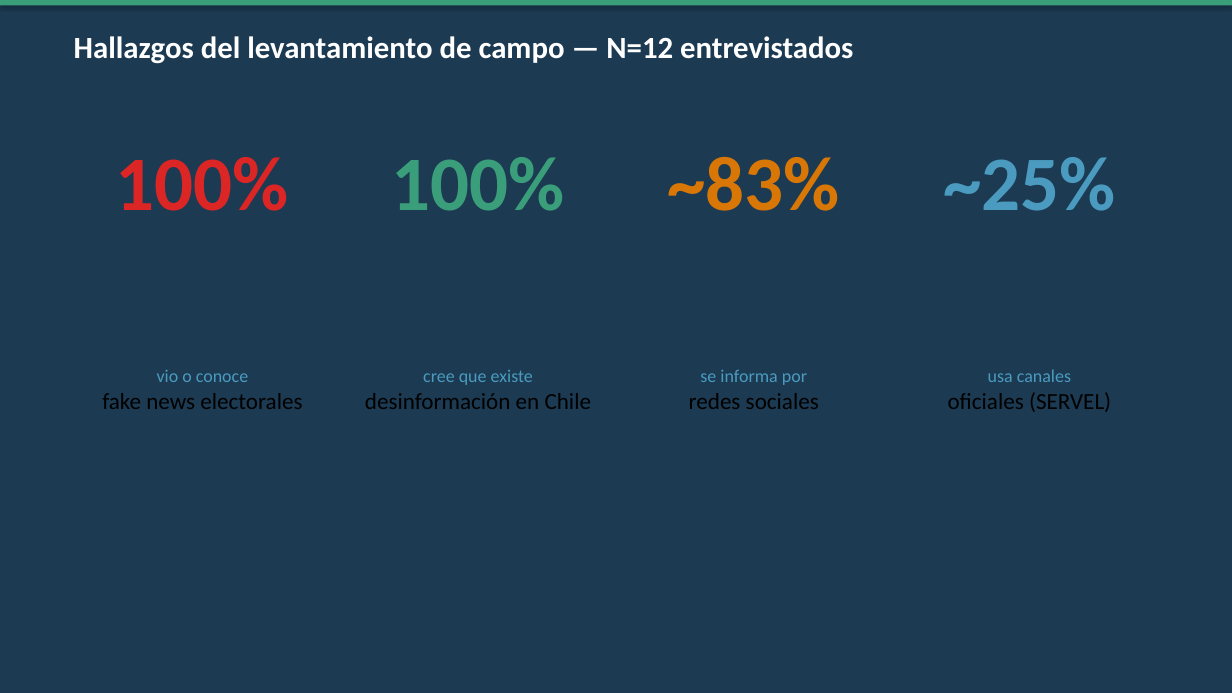
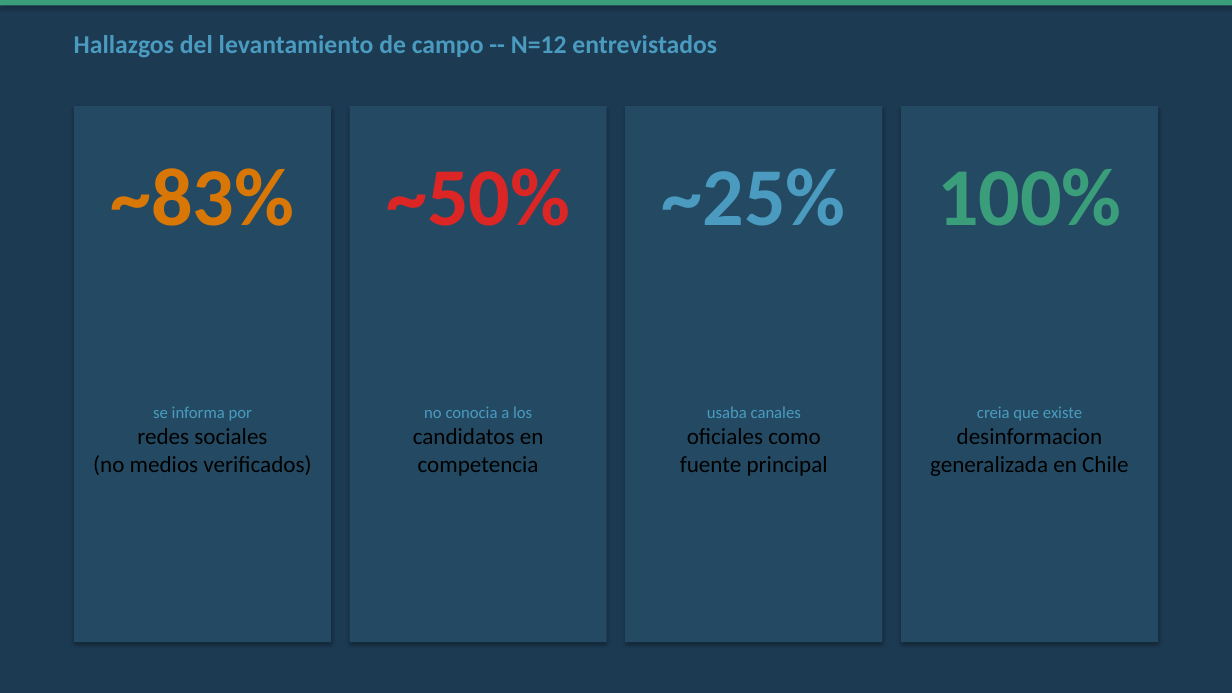
Before and after one commit to whatebria/tinder-decisivo, a slide deck: slide 9 of presentaciones/01_Problema_Investigacion_y_Contexto.pptx. Drawn at 1232x693 pixels with LibreOffice and Linux fonts; fonts in the diff are those of the drawing. Boxes give left, top, right and bottom in pixels: in the first picture for what was removed or moved away, otherwise in the second. Text is boxed around its words. In the diff, an @@ line names an element or a change of style, - is before the commit and + after.

```diff
--- a/presentaciones/01_Problema_Investigacion_y_Contexto.pptx
+++ b/presentaciones/01_Problema_Investigacion_y_Contexto.pptx
@@ text at (x1=74, y1=35, x2=717, y2=57): text changed; size 24 to 20 pt; text colour #FFFFFF to #4A9BBF @@
-Hallazgos del levantamiento de campo — N=12 entrevistados
+Hallazgos del levantamiento de campo -- N=12 entrevistados
@@ rectangle added at (x1=74, y1=106, x2=331, y2=642), fill #244A63 @@
@@ rectangle added at (x1=349, y1=106, x2=606, y2=642), fill #244A63 @@
@@ rectangle added at (x1=626, y1=106, x2=883, y2=642), fill #244A63 @@
@@ rectangle added at (x1=901, y1=106, x2=1158, y2=642), fill #244A63 @@
@@ text "~83%" moved from (x1=668, y1=157, x2=840, y2=211) to (x1=111, y1=168, x2=295, y2=226) @@
@@ text "~83%" at (x1=111, y1=168, x2=295, y2=226): size 60 to 64 pt @@
@@ text "~25%" at (x1=662, y1=168, x2=846, y2=226): size 60 to 64 pt @@
@@ text "~25%" moved from (x1=943, y1=157, x2=1115, y2=211) to (x1=662, y1=168, x2=846, y2=226) @@
@@ text "100%" moved from (x1=116, y1=157, x2=289, y2=211) to (x1=937, y1=168, x2=1122, y2=226) @@
@@ text "100%" at (x1=937, y1=168, x2=1122, y2=226): size 60 to 64 pt, text colour #DC2626 to #3A9E7A @@
@@ text added at (x1=386, y1=168, x2=570, y2=226), 64 pt, text #DC2626, bold @@
+~50%
@@ text removed at (x1=392, y1=157, x2=565, y2=211) @@
-100%
@@ text removed at (x1=102, y1=370, x2=302, y2=409) @@
-vio o conoce
-fake news electorales
@@ text removed at (x1=948, y1=369, x2=1111, y2=412) @@
-usa canales
-oficiales (SERVEL)
@@ text at (x1=93, y1=407, x2=311, y2=475): text changed @@
-se informa por
-redes sociales
+se informa por
+redes sociales
+(no medios verificados)
@@ text added at (x1=413, y1=406, x2=544, y2=476), 18 pt, text #000000 @@
+no conocia a los
+candidatos en
+competencia
@@ text added at (x1=680, y1=406, x2=828, y2=476), 18 pt, text #000000 @@
+usaba canales
+oficiales como
+fuente principal
@@ text at (x1=930, y1=407, x2=1128, y2=476): text changed @@
-cree que existe
-desinformación en Chile
+creia que existe
+desinformacion
+generalizada en Chile
```
Also in this commit, not shown: 9 other slides changed, 5 slides added, 5 slides removed, 10 other files.
